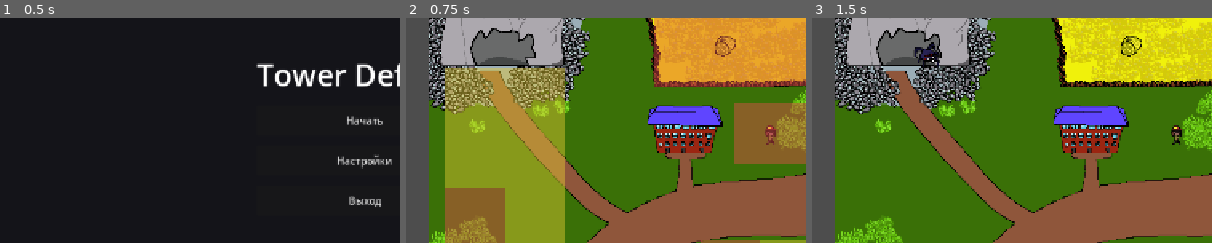
Above: before the commit, frames 1-3 (left to right).
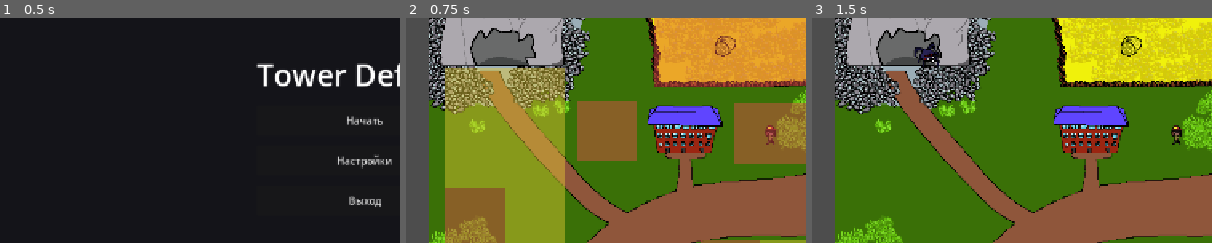
Above: after the commit, the same moments.

Repository: ternaryCat/ldjam59
Game: Godot game, scene res://components/menu.tscn
Two runs of this game, one before a commit and one after it. Both use one fixed random seed, a clock stepped at 60 frames per second and the inputs below.
Inputs:
- Up to frame 1 (0.5 s): no input
- Up to frame 2 (0.75 s): click "Начать" at 0.5 s
- Up to frame 3 (1.5 s): click "Start wave" at 1.25 s
The pictures show only the part of the screen within x 4-54%, y 24-74%; the shares and areas given below are measured in that part.

Frame 1 is identical in both runs. In frame 2, 4.0% of the frame differs, in the area x 42-58%, y 36-64%; in frame 3, nothing differs.

Commit message:
add a tower point

Diff:
--- a/components/level.tscn
+++ b/components/level.tscn
@@ -123,6 +123,10 @@
 position = Vector2(-67, 269)
 tile_color = 1
 
+[node name="tile23" parent="build_grid/tile23" unique_id=1205399903 instance=ExtResource("8_til")]
+position = Vector2(116, -43)
+tile_color = 2
+
 [node name="tile24" parent="build_grid" unique_id=26297863 instance=ExtResource("8_til")]
 position = Vector2(-163, 269)
 tile_color = 1
